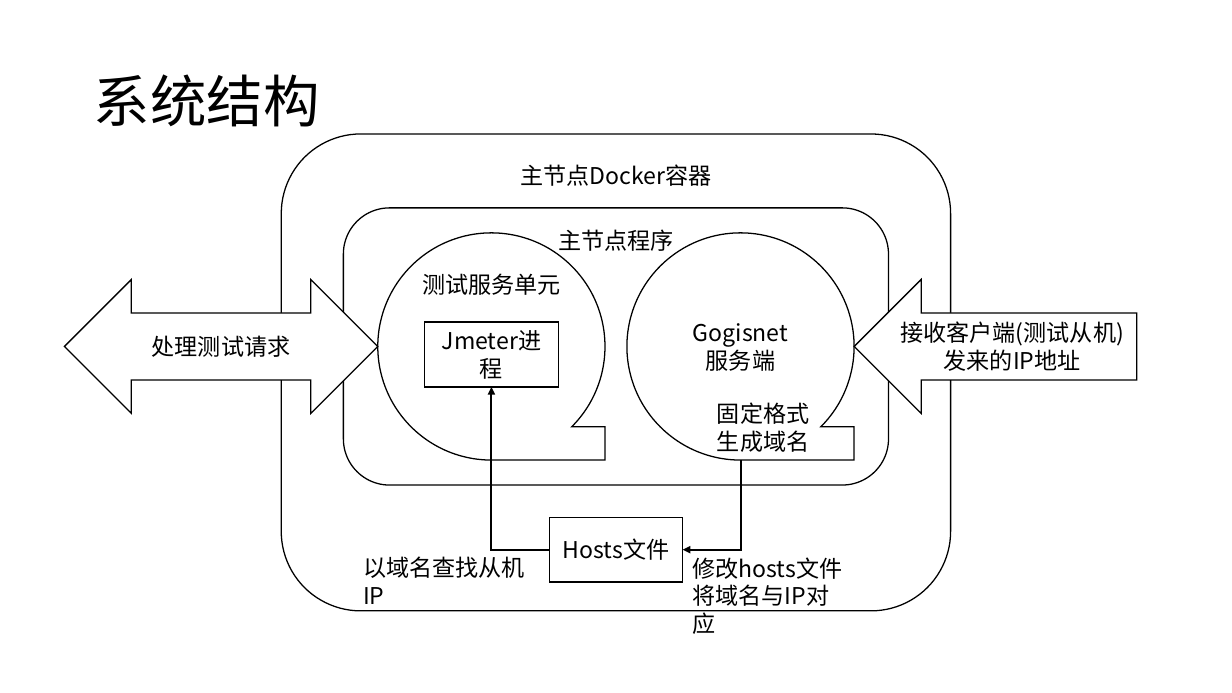
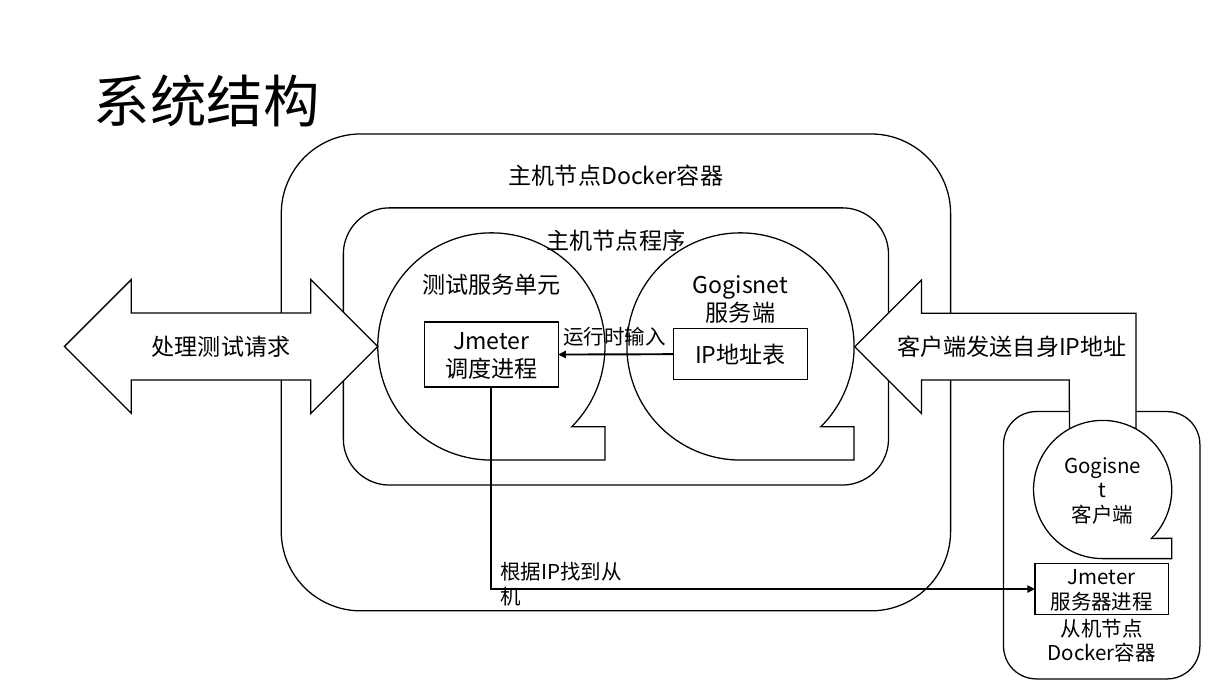
Before and after one commit to WuXiSTC/PressureMeterNet, a slide deck: slide 3 of 设计图.pptx. Drawn at 1232x693 pixels with LibreOffice and Linux fonts; fonts in the diff are those of the drawing. Boxes give left, top, right and bottom in pixels: in the first picture for what was removed or moved away, otherwise in the second. Text is boxed around its words. In the diff, an @@ line names an element or a change of style, - is before the commit and + after.

```diff
--- a/设计图.pptx
+++ b/设计图.pptx
@@ text in rounded rectangle at (509,164,723,186): text changed @@
-主节点Docker容器
+主机节点Docker容器
@@ text in rounded rectangle at (547,229,686,254): text changed @@
-主节点程序
+主机节点程序
@@ flow chart magnetic tape "Gogisnet" at (628,233,855,460): vertical alignment middle to top @@
@@ left arrow "客户端发送自身IP地址" at (855,280,1137,414): fill #FFFFFF to none; outline #000000 1 pt to none @@
@@ text added at (563,324,665,350), 16 pt, text #000000 @@
+运行时输入
@@ rectangle added at (674,329,807,380), fill #FFFFFF, outline #000000 1 pt, 18 pt, text #000000 @@
+IP地址表
@@ text in rectangle at (445,332,537,379): text changed @@
-Jmeter进程
+Jmeter
+调度进程
@@ arrow added from (674, 354) to (558, 355), #000000 1.5 pt @@
@@ text in left arrow at (897,335,1126,357): text changed @@
-接收客户端(测试从机)
-发来的IP地址
+客户端发送自身IP地址
@@ elbow arrow moved from (740, 460) - (683, 550) to (492, 387) - (1035, 590) @@
@@ elbow arrow removed from (549, 550) to (492, 387) @@
@@ text removed at (717,402,809,452) @@
-固定格式
-生成域名
@@ group added at (855,280,1201,678): 1 rounded rectangle, 1 rectangle, 1 freeform shape, 1 flow chart magnetic tape @@
+从机节点
+Docker容器
+Jmeter
+服务器进程
+Gogisnet
+客户端
@@ rectangle removed at (549,518,682,582) @@
-Hosts文件
@@ text removed at (363,556,525,604) @@
-以域名查找从机IP
@@ text added at (501,561,622,581), 16 pt, text #000000 @@
+根据IP找到从机
@@ text removed at (692,557,842,606) @@
-修改hosts文件
-将域名与IP对应
```
Also in this commit, not shown: 3 other slides changed, 6 other files.
